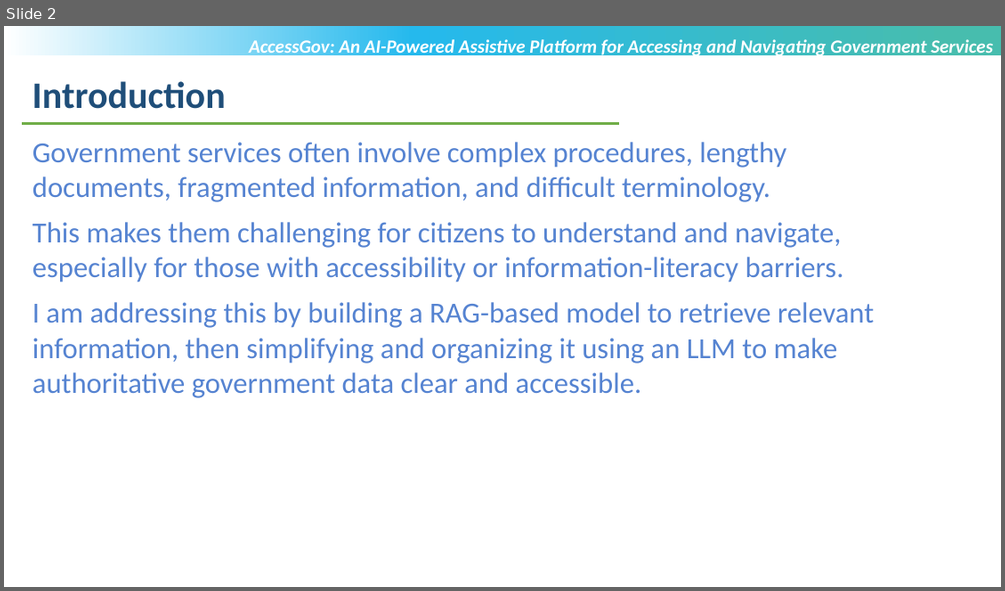
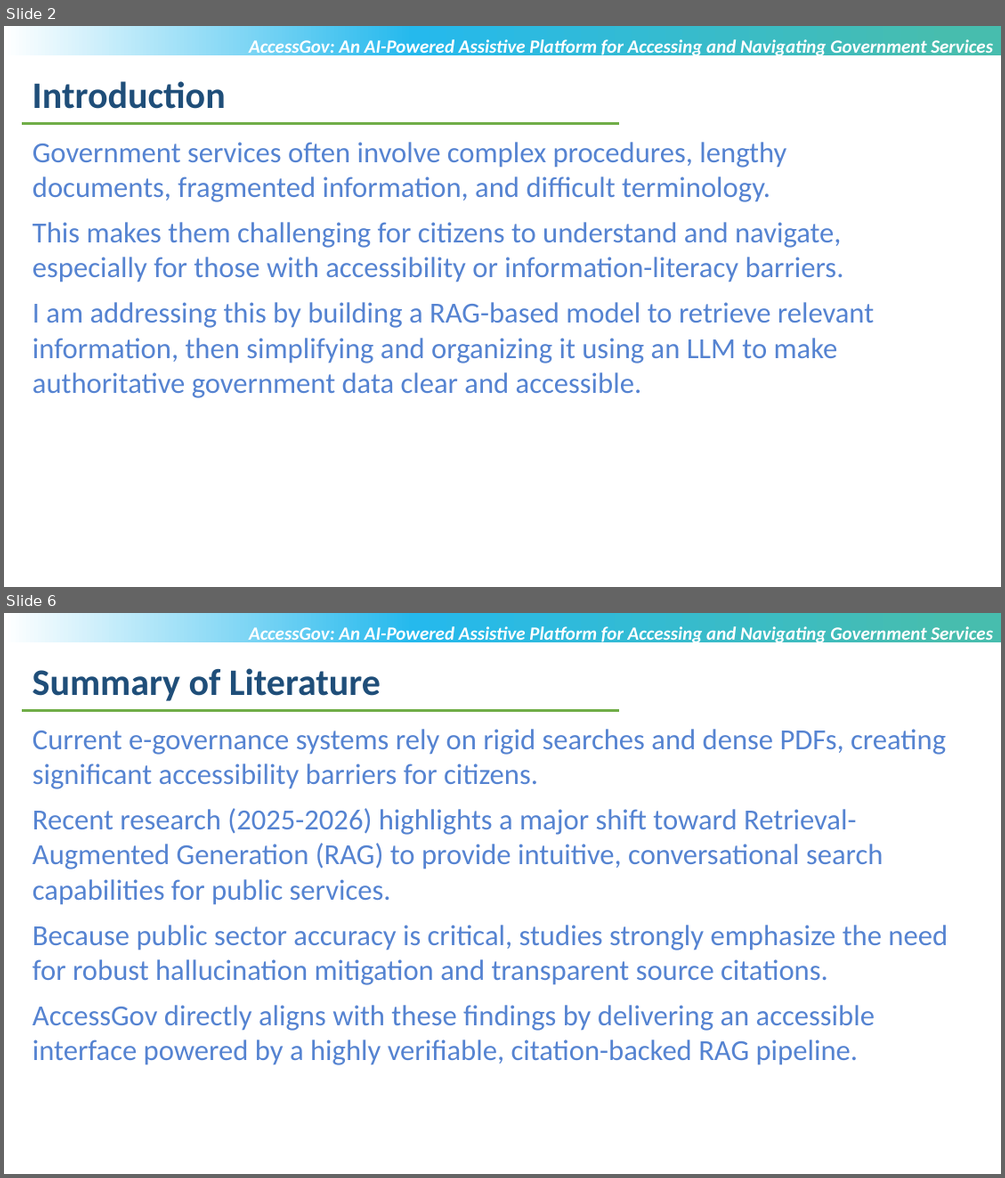
Before and after one commit to MehtaRahi/AccessGov, a slide deck: T9998_VIT-Chennai_Rahi_Sanxipt_Mehta_Review1.pptx. Shown one above the other, each under a label of ours: slide 2 before the commit, slides 2 and 6 after it; the slides between them are not shown. The pictures are 1005x591 and 1005x1178 pixels, drawn with LibreOffice and Linux fonts; fonts in the diff are those of the drawing; background and template pictures are left out. Boxes give left, top, right and bottom in pixels: in the first picture for what was removed or moved away, otherwise in the second. Text is boxed around its words. In the diff, an @@ line names an element or a change of style, - is before the commit and + after.

```diff
--- a/T9998_VIT-Chennai_Rahi_Sanxipt_Mehta_Review1.pptx
+++ b/T9998_VIT-Chennai_Rahi_Sanxipt_Mehta_Review1.pptx
@@ slide 6 added at box(4, 613, 1001, 1174), background #FFFFFF; not listed: 1 template element that a slide beside it also shows @@
@@ text added at box(249, 626, 993, 645), 18 pt, text #FFFFFF, bold, italic @@
+AccessGov: An AI-Powered Assistive Platform for Accessing and Navigating Government Services
@@ text added at box(32, 668, 380, 701), 36 pt, text #1F4E79, bold @@
+Summary of Literature
@@ line added from (22, 710) to (619, 710), #70AD47 2.25 pt @@
@@ text added at box(32, 729, 947, 1065), 28 pt, text #5583D1 @@
+Current e-governance systems rely on rigid searches and dense PDFs, creating significant accessibility barriers for citizens.
+Recent research (2025-2026) highlights a major shift toward Retrieval-Augmented Generation (RAG) to provide intuitive, conversational search capabilities for public services.
+Because public sector accuracy is critical, studies strongly emphasize the need for robust hallucination mitigation and transparent source citations.
+AccessGov directly aligns with these findings by delivering an accessible interface powered by a highly verifiable, citation-backed RAG pipeline.
```
Also in this commit, not shown: 5 slides changed, 2 other slides added, 2 slides removed, 2 other files.
